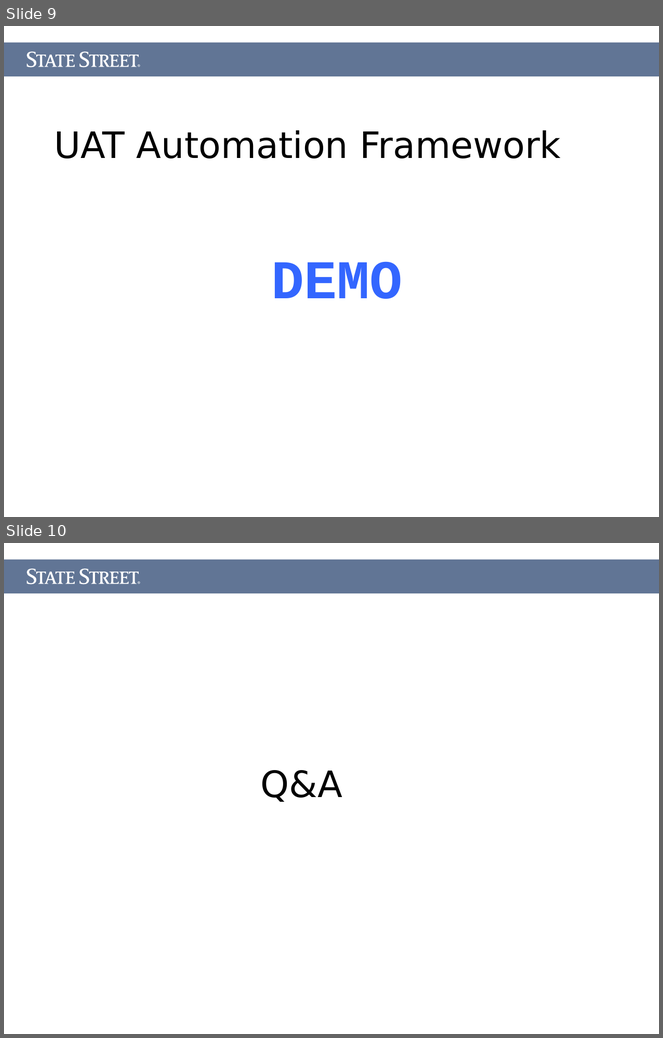
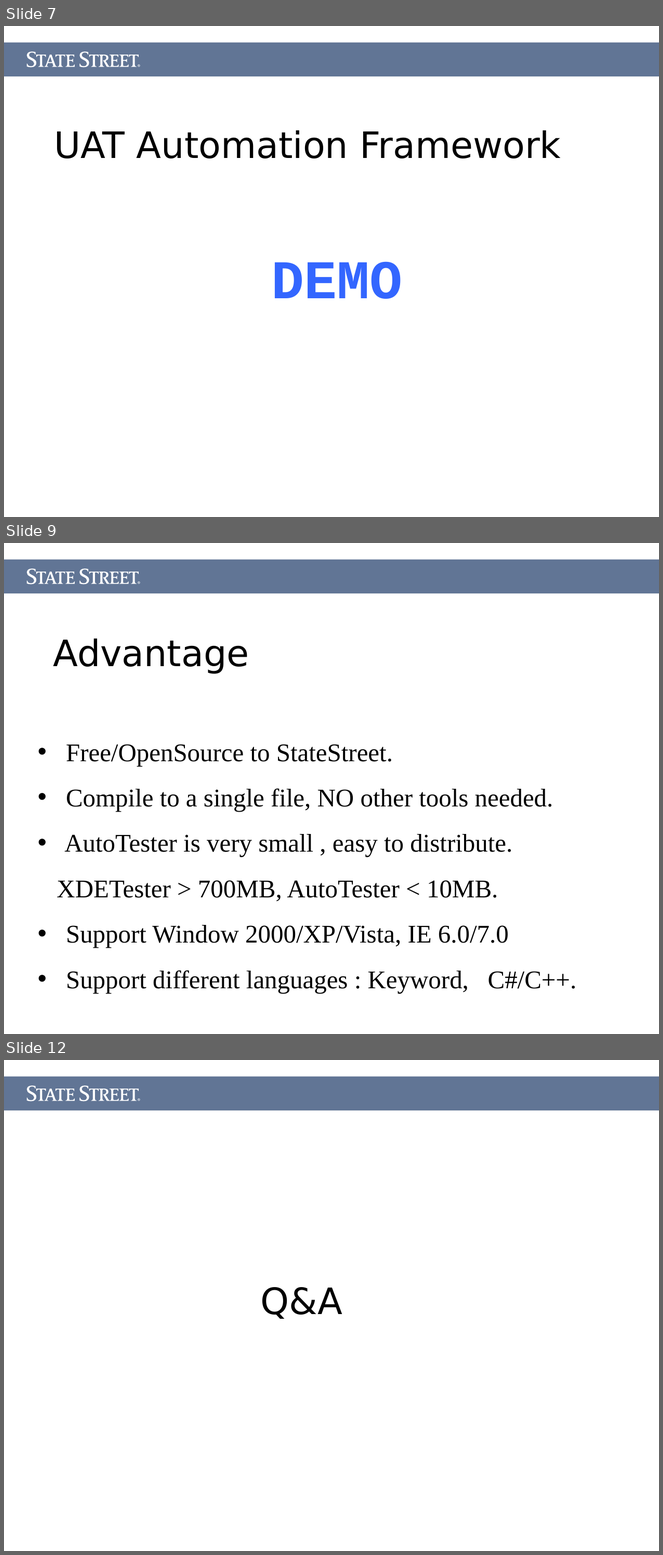
Before and after one commit to Letractively/autotester, a slide deck: Document/AutoTester.ppt. Shown one above the other, each under a label of ours: slides 9 and 10 before the commit, slides 7, 9 and 12 after it; the slides between them are not shown. The pictures are 663x1038 and 663x1555 pixels, drawn with LibreOffice and Linux fonts; fonts in the diff are those of the drawing. Boxes give left, top, right and bottom in pixels: in the first picture for what was removed or moved away, otherwise in the second. Text is boxed around its words. In the diff, an @@ line names an element or a change of style, - is before the commit and + after.

```diff
--- a/Document/AutoTester.ppt
+++ b/Document/AutoTester.ppt
@@ slide 9 added at box(4, 543, 659, 1034), background #FFFFFF @@
@@ rectangle added at box(4, 560, 659, 593), fill #617595 @@
@@ freeform shape added at box(27, 568, 139, 584), fill #FFFFFF @@
@@ freeform shape added at box(138, 581, 140, 584), fill #FFFFFF @@
@@ title added at box(53, 638, 249, 674), 40 pt, text #000000 @@
+Advantage
@@ text added at box(57, 744, 577, 994), 28 pt, text #000000 @@
+• Free/OpenSource to StateStreet.
+• Compile to a single file, NO other tools needed.
+• AutoTester is very small , easy to distribute.
+XDETester > 700MB, AutoTester < 10MB.
+• Support Window 2000/XP/Vista, IE 6.0/7.0
+• Support different languages : Keyword, C#/C++.
@@ what was slide 9 is now slide 7 @@
@@ what was slide 10 is now slide 12 @@
```
Also in this commit, not shown: 4 slides changed, 3 other slides added, 2 slides removed.
